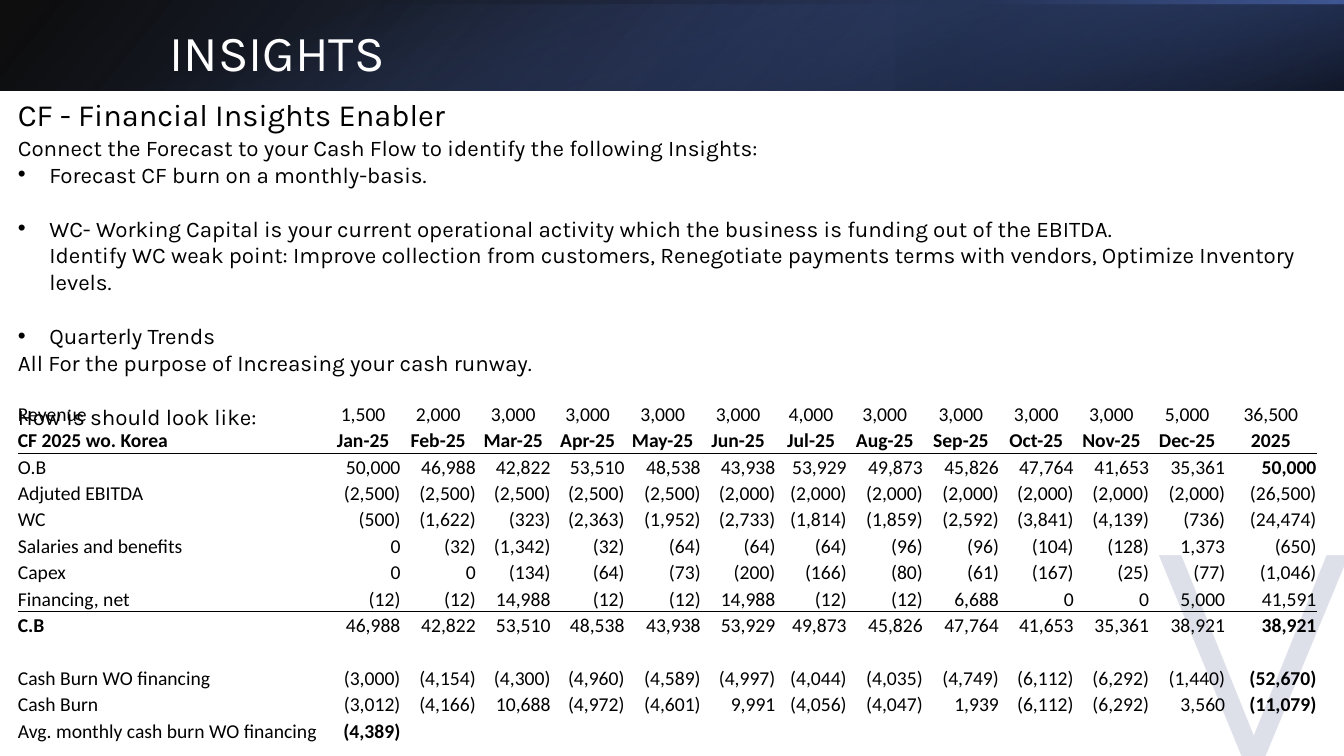
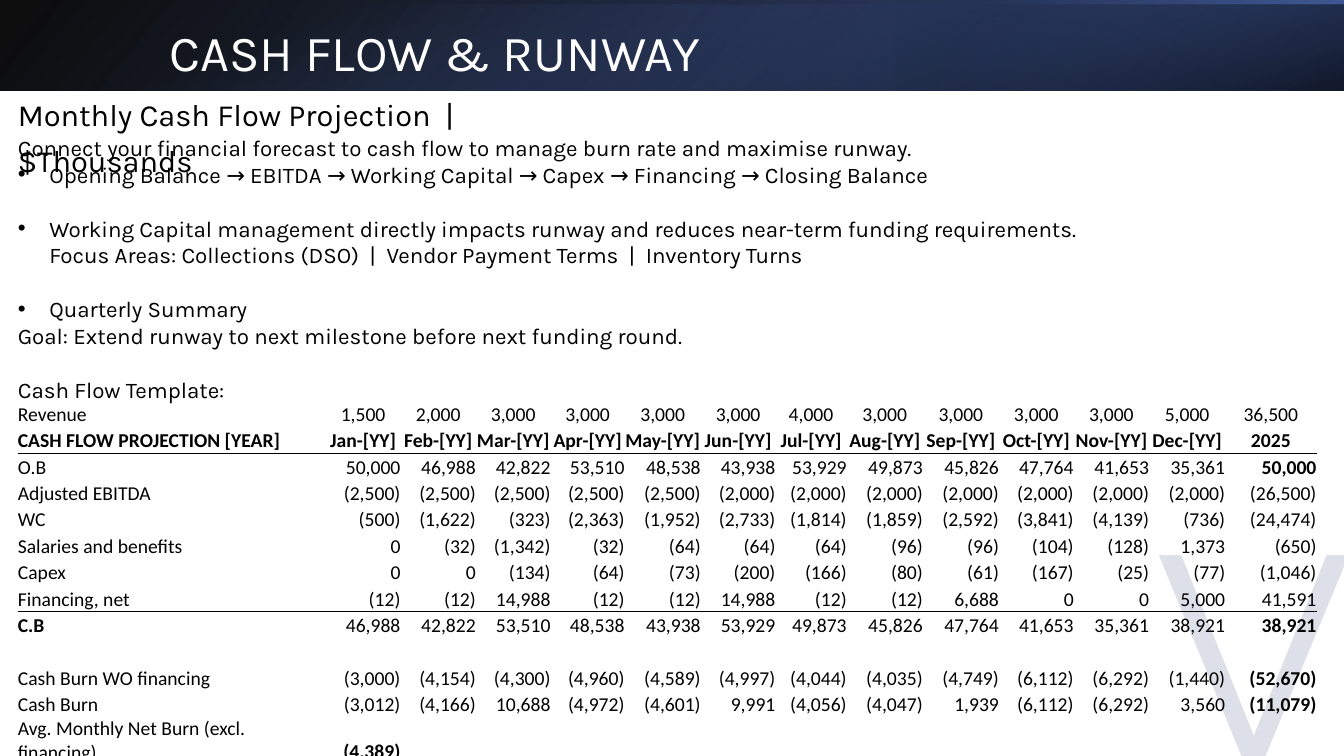
Before and after one commit to Vision-Virtue/Vision-Virtue, a slide deck: slide 11 of VisionVirtue_PPT_Template.pptx. Drawn at 1344x756 pixels with LibreOffice and Linux fonts; fonts in the diff are those of the drawing; background and template pictures are left out. Boxes give left, top, right and bottom in pixels: in the first picture for what was removed or moved away, otherwise in the second. Text is boxed around its words. In the diff, an @@ line names an element or a change of style, - is before the commit and + after.

```diff
--- a/VisionVirtue_PPT_Template.pptx
+++ b/VisionVirtue_PPT_Template.pptx
@@ text at [170, 39, 700, 72]: text changed @@
-  INSIGHTS
+  CASH FLOW & RUNWAY
@@ text at [18, 105, 430, 180]: text changed @@
-CF - Financial Insights Enabler
+Monthly Cash Flow Projection | $Thousands
@@ text at [18, 140, 1076, 404]: text changed @@
-Connect the Forecast to your Cash Flow to identify the following Insights:
-• Forecast CF burn on a monthly-basis.
-• WC- Working Capital is your current operational activity which the business is funding out of the EBITDA.
-Identify WC weak point: Improve collection from customers, Renegotiate payments terms with vendors, Optimize Inventory levels.
-• Quarterly Trends
-All For the purpose of Increasing your cash runway.
-How is should look like:
+Connect your financial forecast to cash flow to manage burn rate and maximise runway.
+• Opening Balance → EBITDA → Working Capital → Capex → Financing → Closing Balance
+• Working Capital management directly impacts runway and reduces near-term funding requirements.
+Focus Areas: Collections (DSO) | Vendor Payment Terms | Inventory Turns
+• Quarterly Summary
+Goal: Extend runway to next milestone before next funding round.
+Cash Flow Template:
@@ table at [18, 400, 1319, 744] @@
-row 2: CF 2025 wo. Korea | Jan-25 | Feb-25 | Mar-25 | Apr-25 | May-25 | Jun-25 | Jul-25 | Aug-25 | Sep-25 | Oct-25 | Nov-25 | Dec-25 | 2025
+row 2: CASH FLOW PROJECTION [YEAR] | Jan-[YY] | Feb-[YY] | Mar-[YY] | Apr-[YY] | May-[YY] | Jun-[YY] | Jul-[YY] | Aug-[YY] | Sep-[YY] | Oct-[YY] | Nov-[YY] | Dec-[YY] | 2025
-row 4, column 1: Adjuted EBITDA
+row 4, column 1: Adjusted EBITDA
-row 13, column 1: Avg. monthly cash burn WO financing
+row 13, column 1: Avg. Monthly Net Burn (excl. financing)
```
Also in this commit, not shown: 12 other slides changed.
